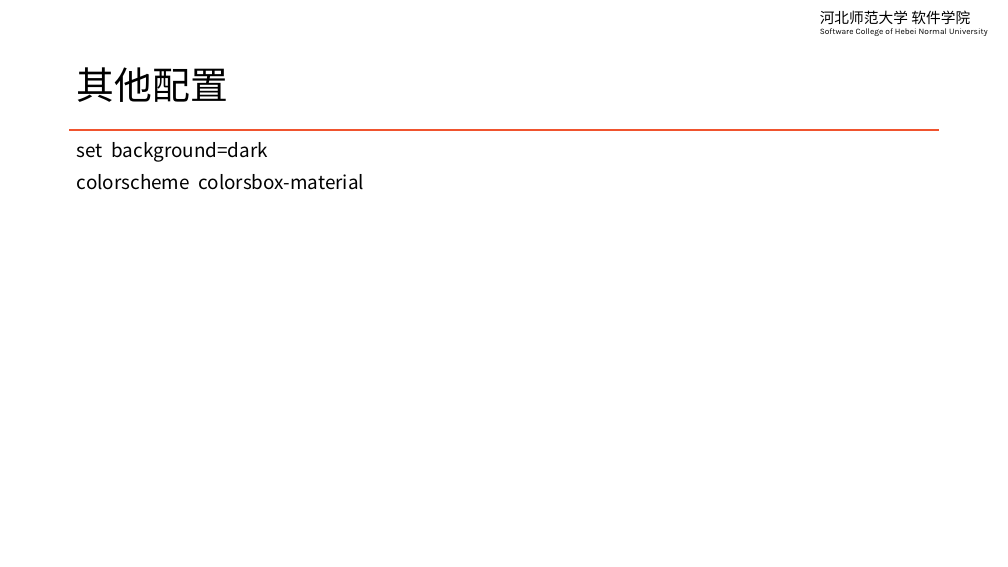
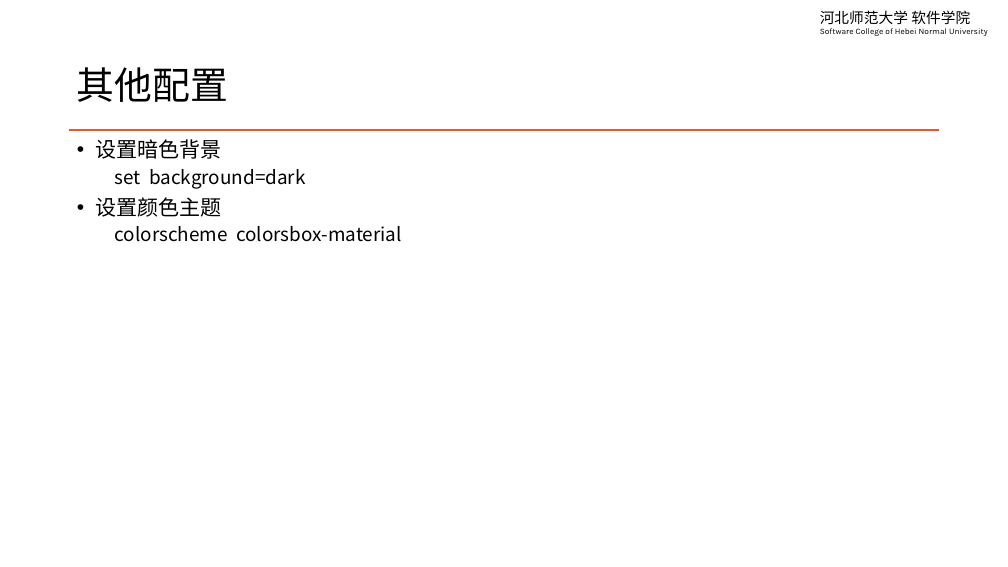
Before and after one commit to edu2act/course-linux-system, a slide deck: slide 4 of materials/slides/ch15-vim-and-linux-c-programming.pptx. Drawn at 1008x567 pixels with LibreOffice and Linux fonts; fonts in the diff are those of the drawing. Boxes give left, top, right and bottom in pixels: in the first picture for what was removed or moved away, otherwise in the second. Text is boxed around its words. In the diff, an @@ line names an element or a change of style, - is before the commit and + after.

```diff
--- a/materials/slides/ch15-vim-and-linux-c-programming.pptx
+++ b/materials/slides/ch15-vim-and-linux-c-programming.pptx
@@ text at [96,139,222,159]: paragraph added @@
+• 设置暗色背景
@@ text at [115,169,402,242]: list level 1 to 2 in "set background=dark"; list level 1 to 2 in "colorscheme colorsbox-material" @@
@@ text at [96,197,222,217]: paragraph added @@
+• 设置颜色主题
```
Also in this commit, not shown: 22 other files.
